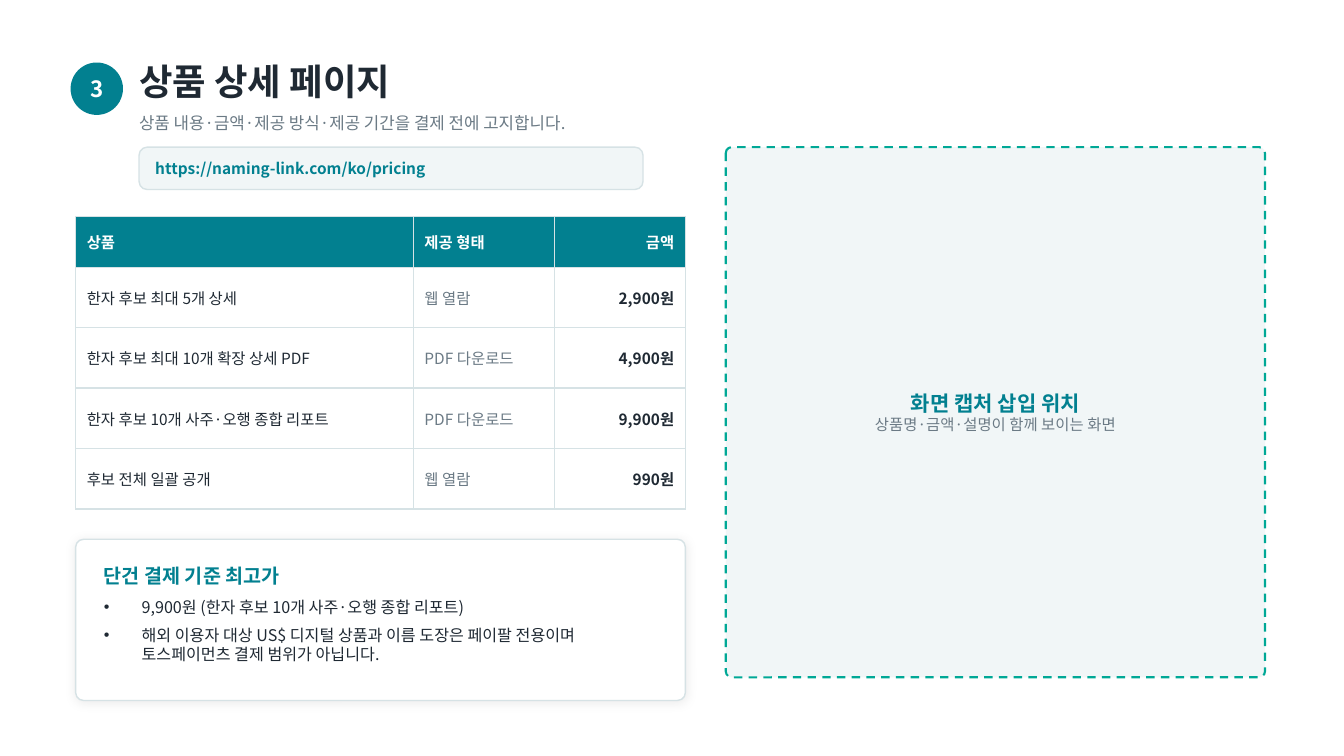
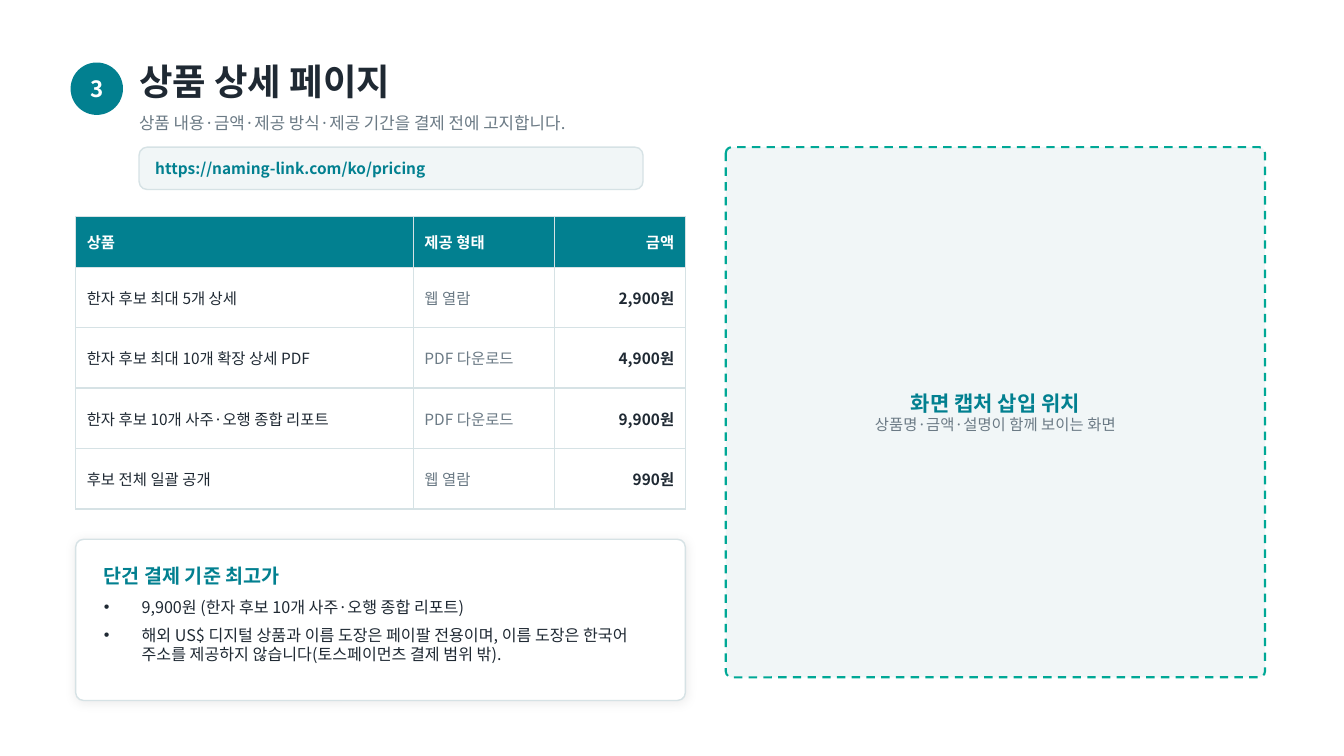
Before and after one commit to whitederrick/naminglink, a slide deck: slide 4 of docs/Naming-Link_결제경로.pptx. Drawn at 1344x756 pixels with LibreOffice and Linux fonts; fonts in the diff are those of the drawing. Boxes give left, top, right and bottom in pixels: in the first picture for what was removed or moved away, otherwise in the second. Text is boxed around its words. In the diff, an @@ line names an element or a change of style, - is before the commit and + after.

```diff
--- a/docs/Naming-Link_결제경로.pptx
+++ b/docs/Naming-Link_결제경로.pptx
@@ text at <box>142,627,628,663</box>: text changed @@
-• 해외 이용자 대상 US$ 디지털 상품과 이름 도장은 페이팔 전용이며 토스페이먼츠 결제 범위가 아닙니다.
+• 해외 US$ 디지털 상품과 이름 도장은 페이팔 전용이며, 이름 도장은 한국어 주소를 제공하지 않습니다(토스페이먼츠 결제 범위 밖).
```
Also in this commit, not shown: 3 other slides changed, 1 slide added, 2 other files.
